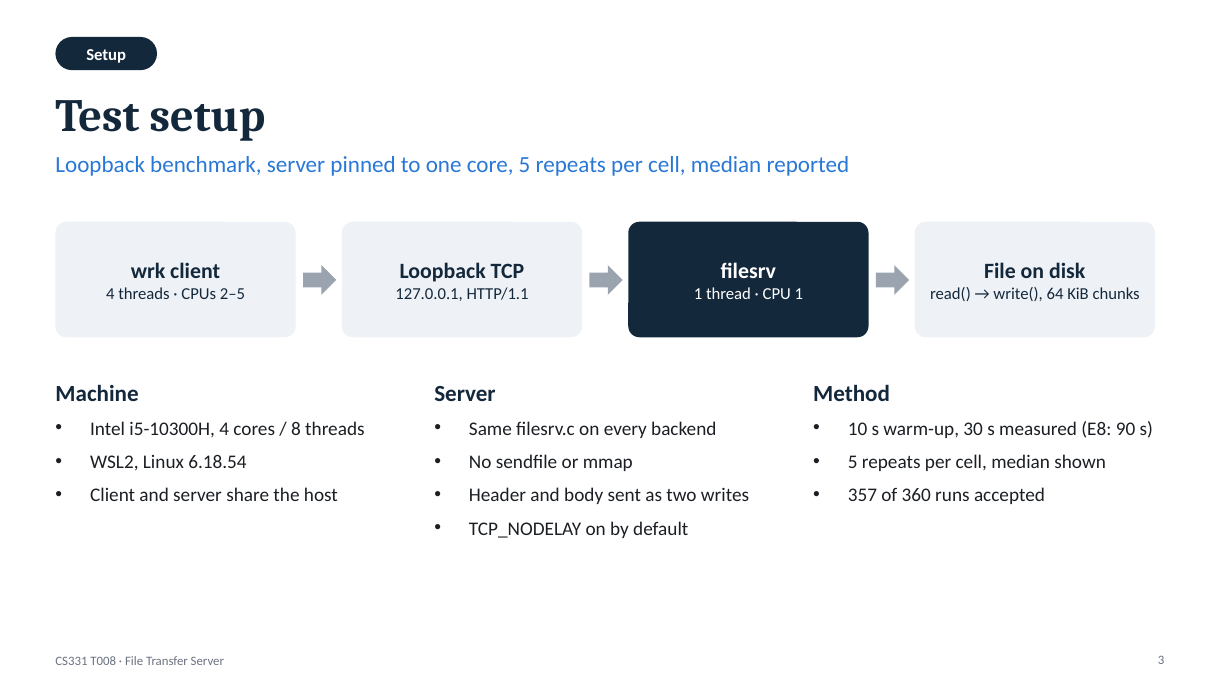
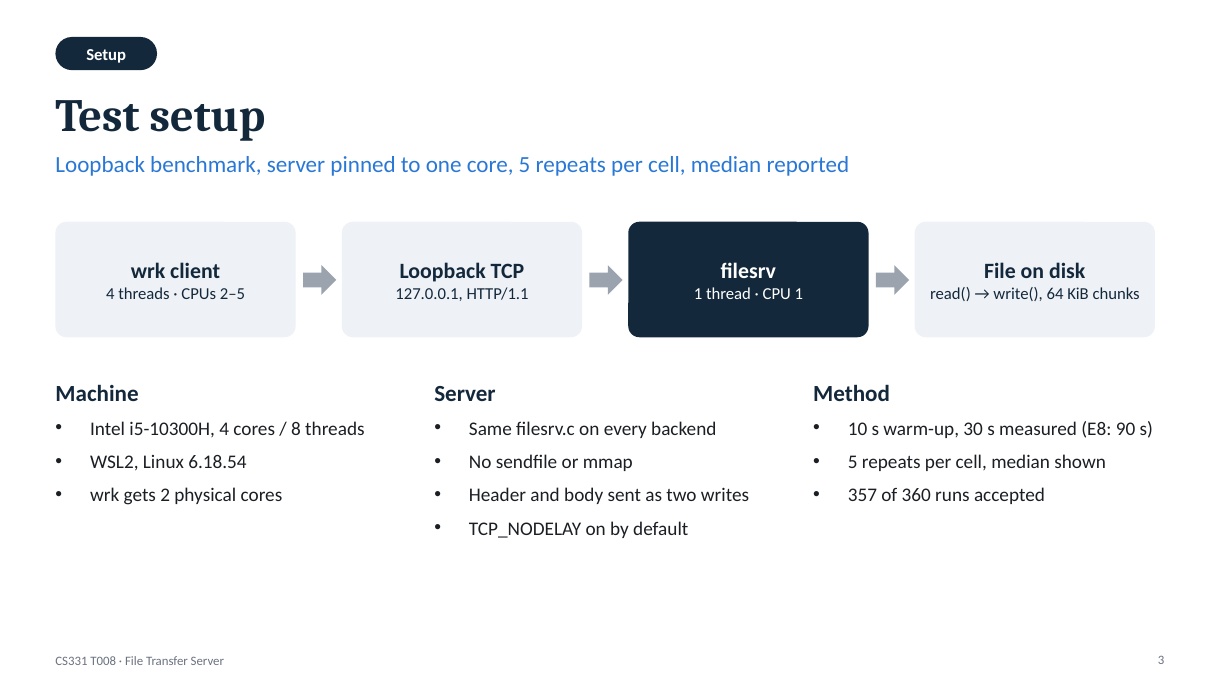
Before and after one commit to Pallav-Biyala/CS331-T008-NetworkIO, a slide deck: slide 3 of presentation-slides/File-Transfer-Server.pptx. Drawn at 1232x693 pixels with LibreOffice and Linux fonts; fonts in the diff are those of the drawing. Boxes give left, top, right and bottom in pixels: in the first picture for what was removed or moved away, otherwise in the second. Text is boxed around its words. In the diff, an @@ line names an element or a change of style, - is before the commit and + after.

```diff
--- a/presentation-slides/File-Transfer-Server.pptx
+++ b/presentation-slides/File-Transfer-Server.pptx
@@ text at box(90, 487, 283, 505): text changed @@
-• Client and server share the host
+• wrk gets 2 physical cores
```
Also in this commit, not shown: 8 other slides changed, 3 slides added, 6 other files.
